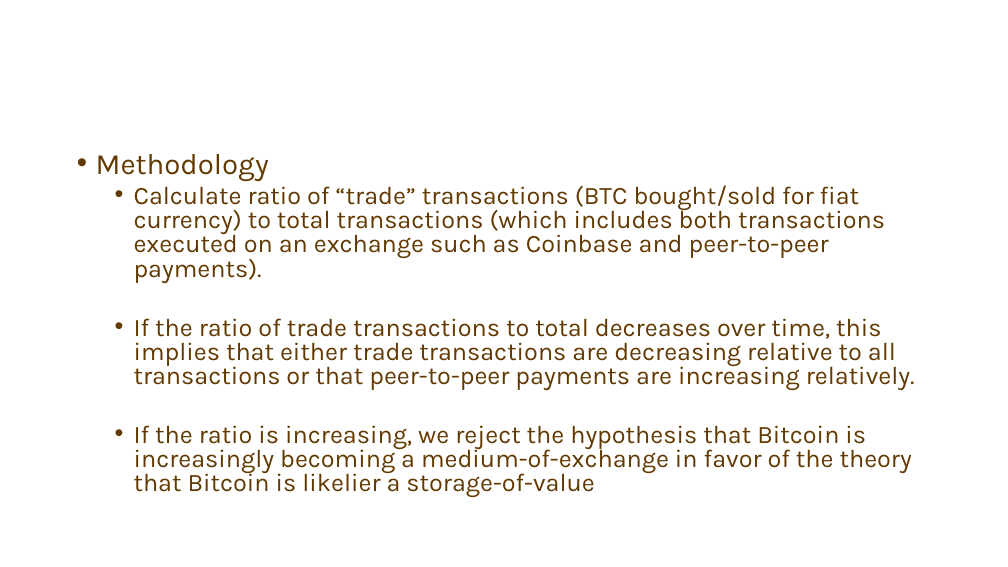
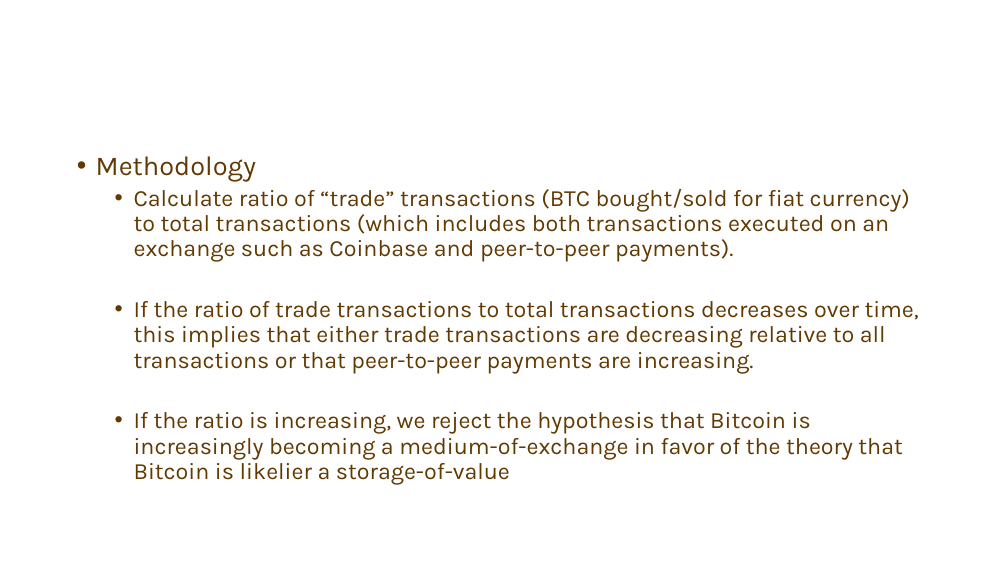
Before and after one commit to thegarrickchu/Springboard-Bitcoin_Digital_Gold_Rush-Capstone-1-Project-, a slide deck: slide 9 of Capstone_Project_1_Deck_v2.pptx. Drawn at 1008x567 pixels with LibreOffice and Linux fonts; fonts in the diff are those of the drawing; background and template pictures are left out. Boxes give left, top, right and bottom in pixels: in the first picture for what was removed or moved away, otherwise in the second. Text is boxed around its words. In the diff, an @@ line names an element or a change of style, - is before the commit and + after.

```diff
--- a/Capstone_Project_1_Deck_v2.pptx
+++ b/Capstone_Project_1_Deck_v2.pptx
@@ text at [96,156,910,484]: size 28 to 25.9 pt in "Methodology"; size 24 to 22.2 pt in "Calculate ratio of “trade” transactions (BTC bought/sold ...", "If the ratio is increasing, we reject ..."; line spacing 0.8 to 0.9 @@
@@ text at [134,301,919,373]: text changed; size 24 to 22.2 pt @@
-  • If the ratio of trade transactions to total decreases over time, this implies that either trade transactions are decreasing relative to all transactions or that peer-to-peer payments are increasing relatively.
+  • If the ratio of trade transactions to total transactions decreases over time, this implies that either trade transactions are decreasing relative to all transactions or that peer-to-peer payments are increasing.
```
Also in this commit, not shown: 6 other slides changed, 1 other file.
